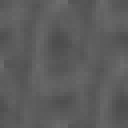
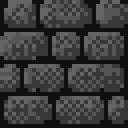
The second w=128, h=128 image is a revision of the first. Changes to its layers:
added layer "Uusi taso" above "Taustaväri" over [0, 0, 128, 128]
painted on "Taustaväri" over [0, 0, 128, 128]
